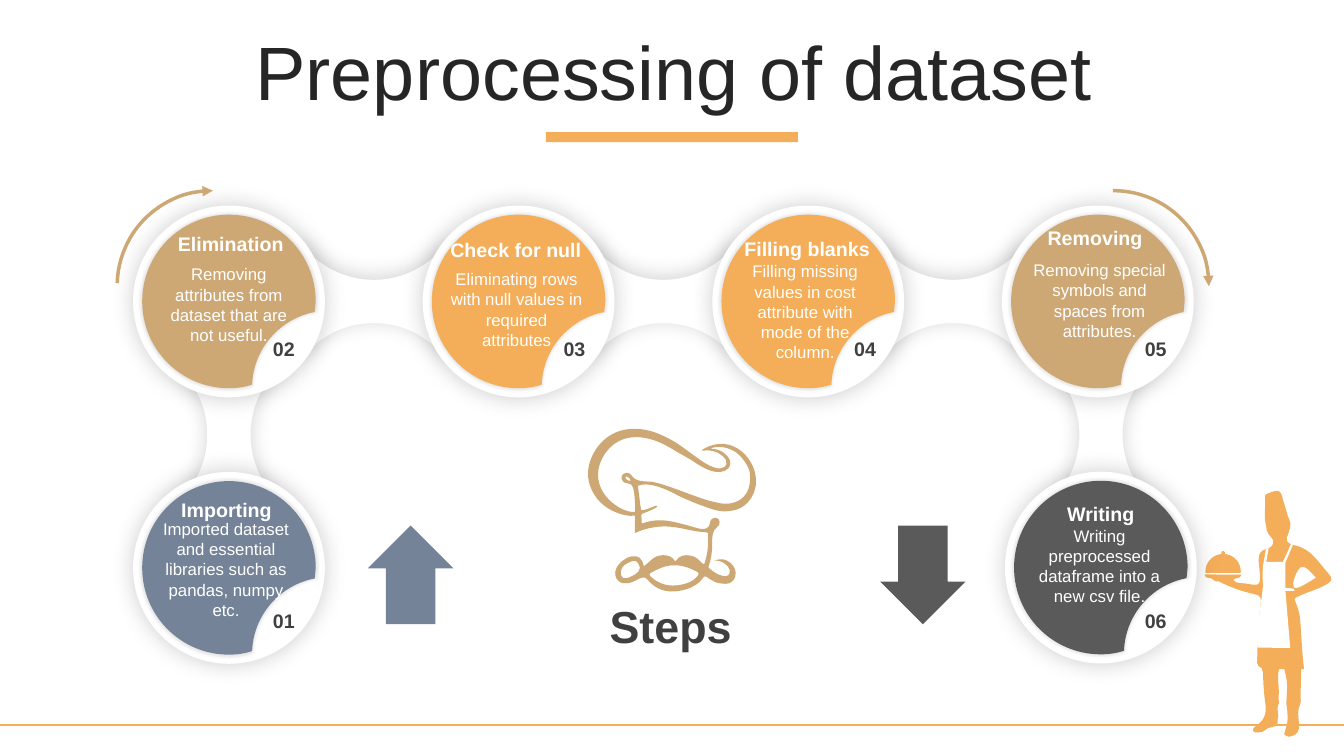
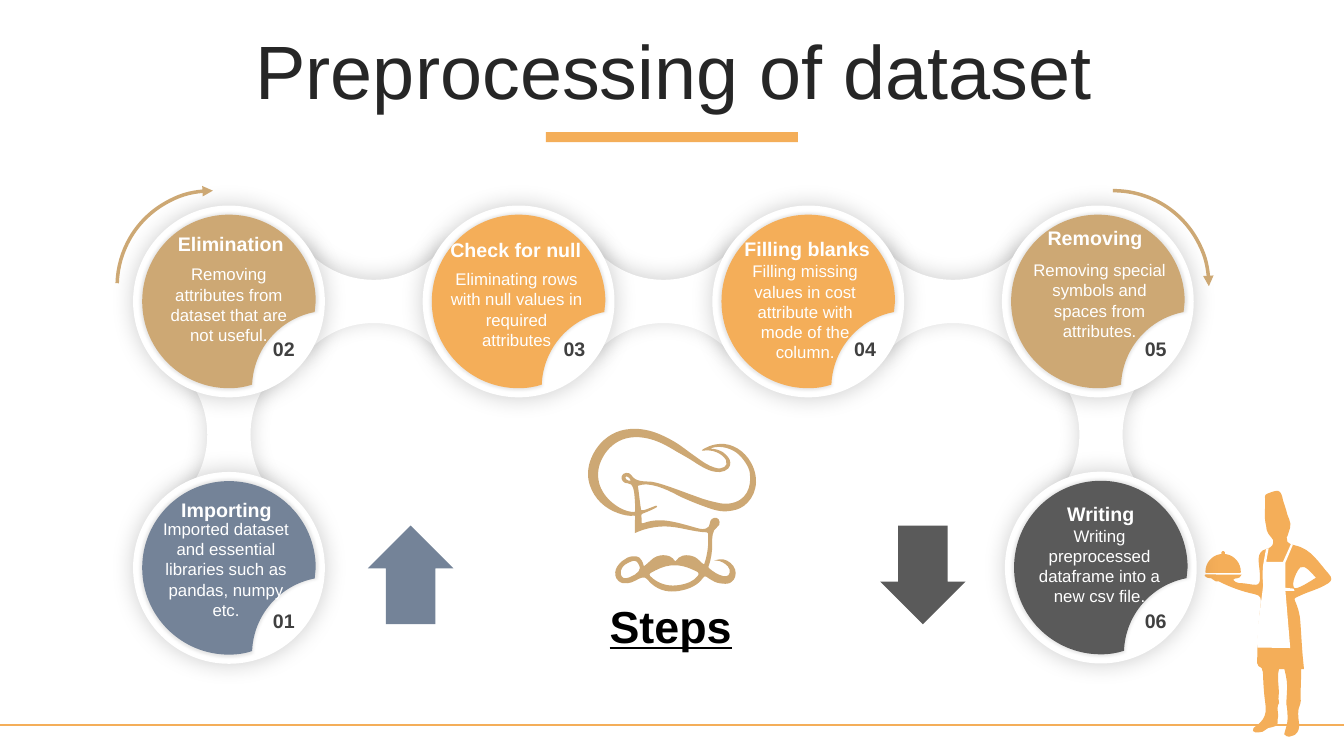
Before and after one commit to mohammadn0man/Zomato_bangalore_restaurant_opening_prediction, a slide deck: slide 8 of Project_presentation.pptx (slide 7 before the commit). Drawn at 1344x756 pixels with LibreOffice and Linux fonts; fonts in the diff are those of the drawing. Boxes give left, top, right and bottom in pixels: in the first picture for what was removed or moved away, otherwise in the second. Text is boxed around its words. In the diff, an @@ line names an element or a change of style, - is before the commit and + after.

```diff
--- a/Project_presentation.pptx
+++ b/Project_presentation.pptx
@@ text "Steps" at [610,611,732,652]: text colour #404040 to #000000, underline on @@
```
Also in this commit, not shown: 3 other slides changed, 1 slide added, 1 other file.
